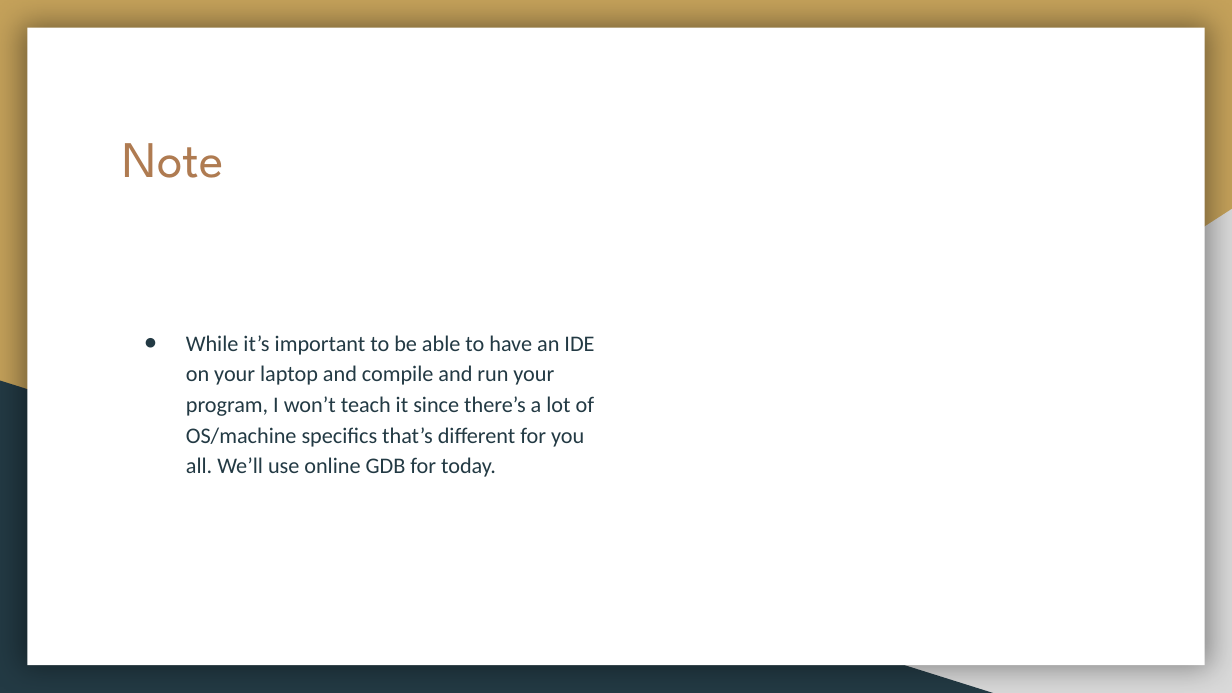
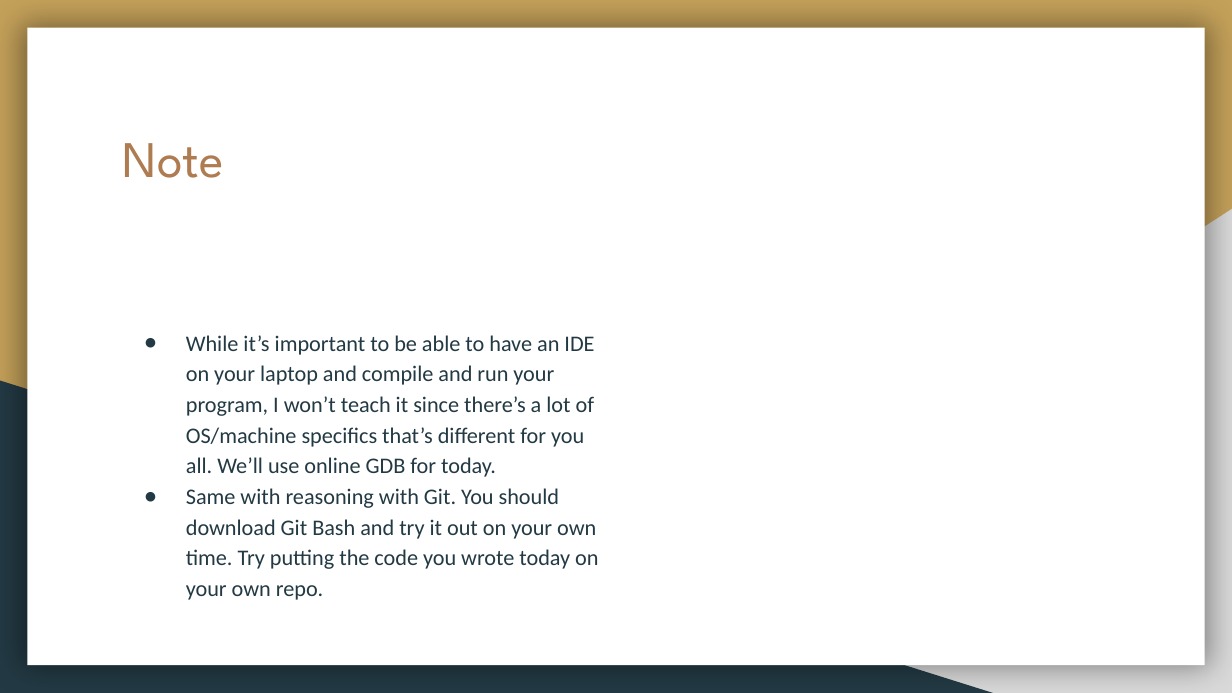
Before and after one commit to AndrewSiew/RapidPrototypingWorkshop, a slide deck: slide 4 of 6/cpp.pptx. Drawn at 1232x693 pixels with LibreOffice and Linux fonts; fonts in the diff are those of the drawing. Boxes give left, top, right and bottom in pixels: in the first picture for what was removed or moved away, otherwise in the second. Text is boxed around its words. In the diff, an @@ line names an element or a change of style, - is before the commit and + after.

```diff
--- a/6/cpp.pptx
+++ b/6/cpp.pptx
@@ text at (186,488,598,600): paragraph added @@
+● Same with reasoning with Git. You should download Git Bash and try it out on your own time. Try putting the code you wrote today on your own repo.
```
Also in this commit, not shown: 1 other slide changed, 1 other file.
